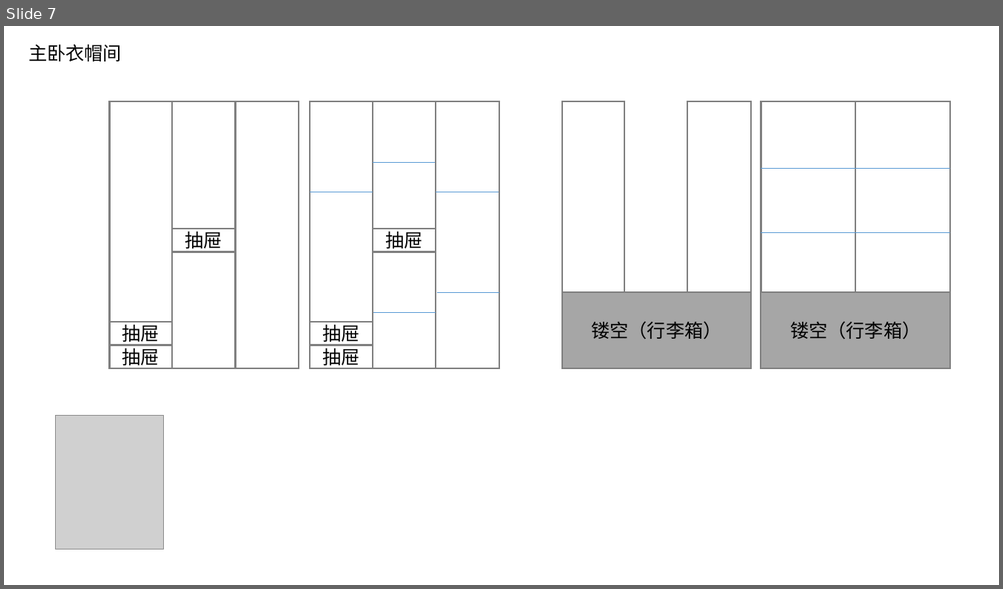
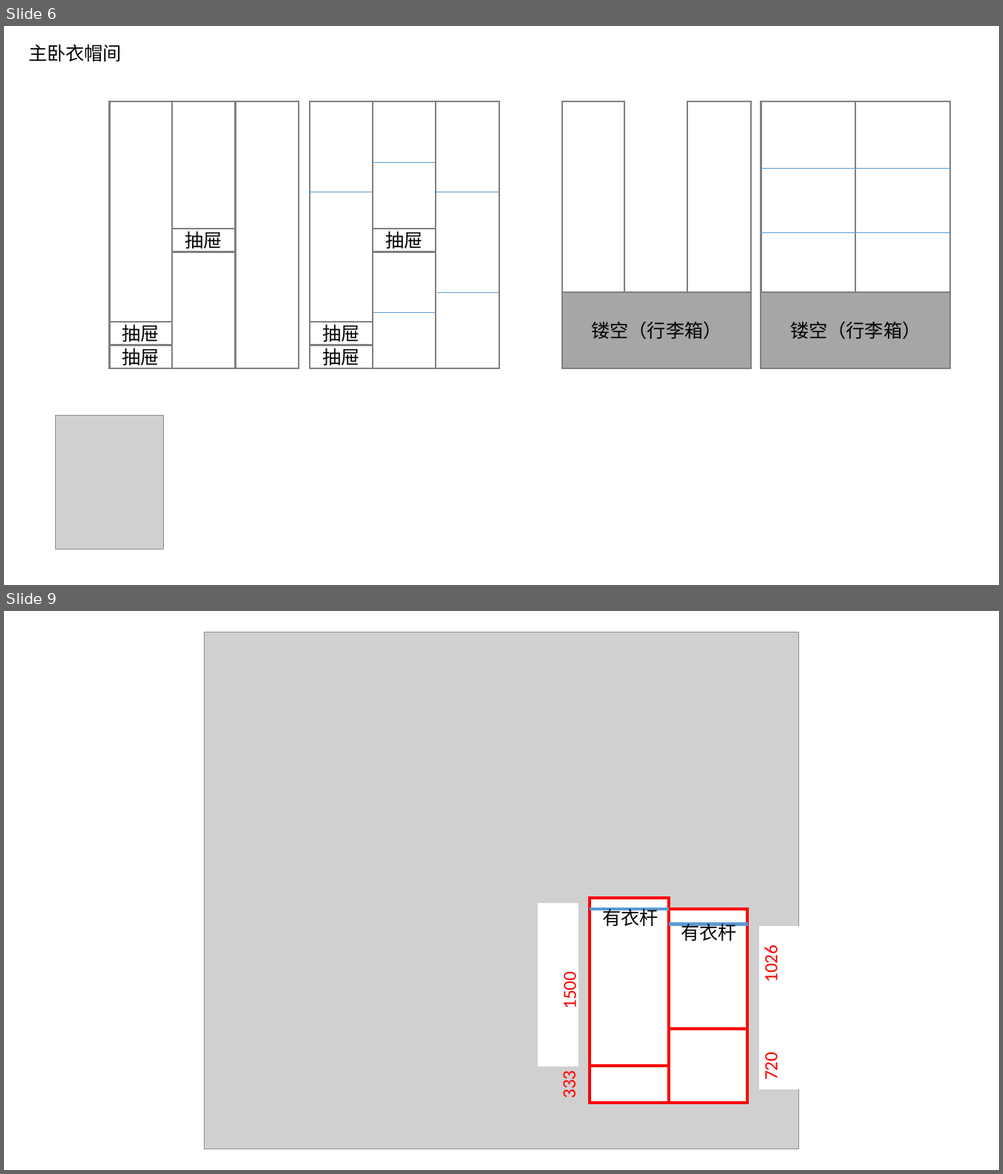
Before and after one commit to lxy0922/Zhuangxiu, a slide deck: 户型规划.pptx. Shown one above the other, each under a label of ours: slide 7 before the commit, slides 6 and 9 after it; the slides between them are not shown. The pictures are 1003x589 and 1003x1174 pixels, drawn with LibreOffice and Linux fonts; fonts in the diff are those of the drawing; grey boxes stand for pictures. Boxes give left, top, right and bottom in pixels: in the first picture for what was removed or moved away, otherwise in the second. Text is boxed around its words. In the diff, an @@ line names an element or a change of style, - is before the commit and + after.

```diff
--- a/户型规划.pptx
+++ b/户型规划.pptx
@@ slide 9 added at (4,611,999,1170), background #FFFFFF @@
@@ picture added at (204,632,799,1150) @@
@@ rectangle added at (589,898,669,1066), fill #FFFFFF, outline #FF0000 3 pt @@
@@ rectangle added at (538,903,578,1066), fill #FFFFFF, outline #FFFFFF 1 pt @@
@@ line added from (589, 909) to (669, 909), #5B9BD5 3 pt @@
@@ text added at (602,908,658,926), 18 pt, text #000000 @@
+有衣杆
@@ rectangle added at (669,909,748,1030), fill #FFFFFF, outline #FF0000 3 pt @@
@@ line added from (669, 924) to (748, 924), #5B9BD5 3 pt @@
@@ text added at (681,923,737,941), 18 pt, text #000000 @@
+有衣杆
@@ rectangle added at (759,926,799,1089), fill #FFFFFF, outline #FFFFFF 1 pt @@
@@ text added at (760,949,782,981), 18 pt, text #FF0000 @@
+1026
@@ text added at (558,976,581,1009), 18 pt, text #FF0000 @@
+1500
@@ rectangle added at (669,1030,748,1103), fill #FFFFFF, outline #FF0000 3 pt @@
@@ text added at (558,1073,580,1098), 18 pt, text #FF0000 @@
+333
@@ rectangle added at (589,1066,669,1102), fill #FFFFFF, outline #FF0000 3 pt @@
@@ text added at (760,1055,782,1079), 18 pt, text #FF0000 @@
+720
@@ what was slide 7 is now slide 6 @@
```
Also in this commit, not shown: 3 slides changed, 4 other slides added, 4 slides removed, 2 other files.
